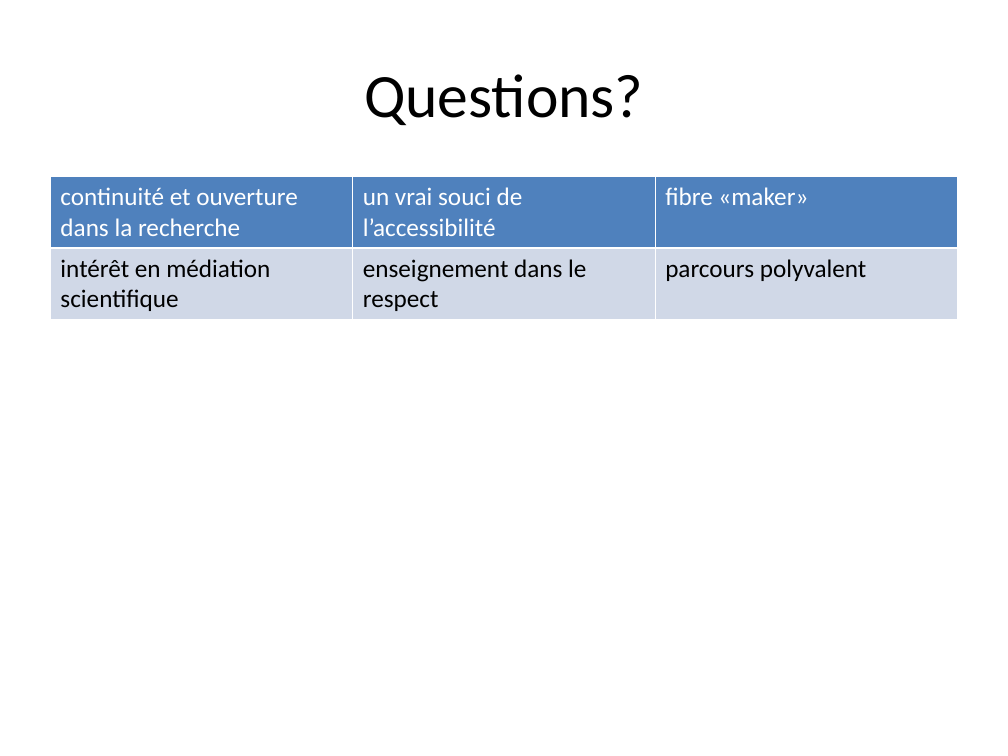
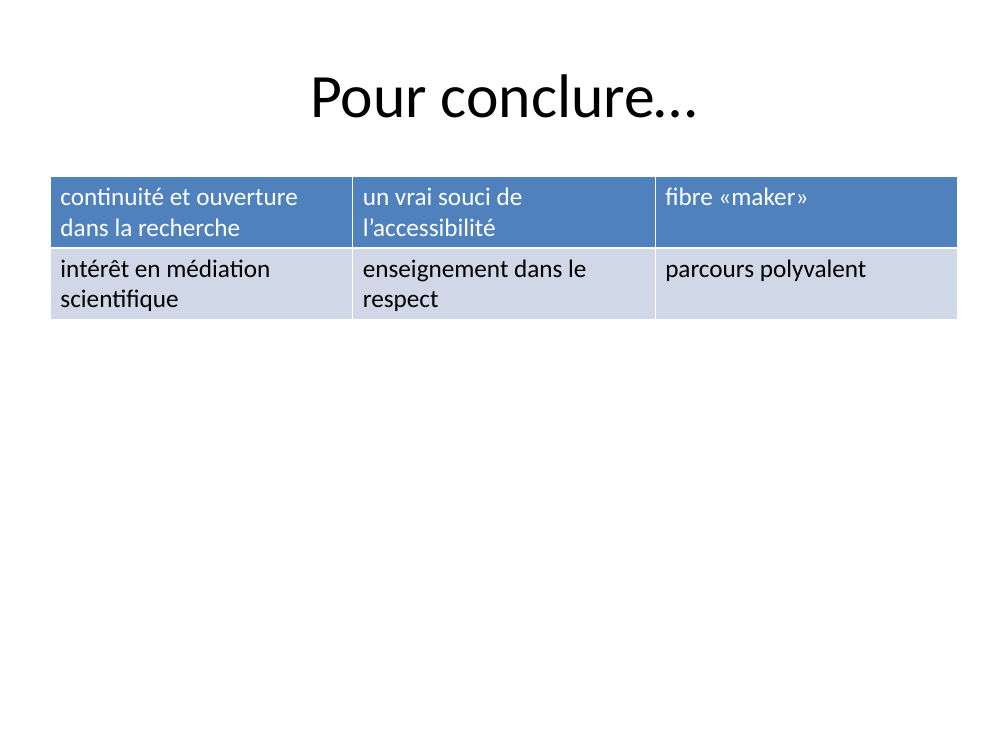
Before and after one commit to albamath/Marseille, a slide deck: slide 25 of 2020-06-01.pptx. Drawn at 1008x756 pixels with LibreOffice and Linux fonts; fonts in the diff are those of the drawing. Boxes give left, top, right and bottom in pixels: in the first picture for what was removed or moved away, otherwise in the second. Text is boxed around its words. In the diff, an @@ line names an element or a change of style, - is before the commit and + after.

```diff
--- a/2020-06-01.pptx
+++ b/2020-06-01.pptx
@@ title at (310,74,698,118): text changed @@
-Questions?
+Pour conclure…
```
Also in this commit, not shown: 2 other slides changed, 4 other files.
